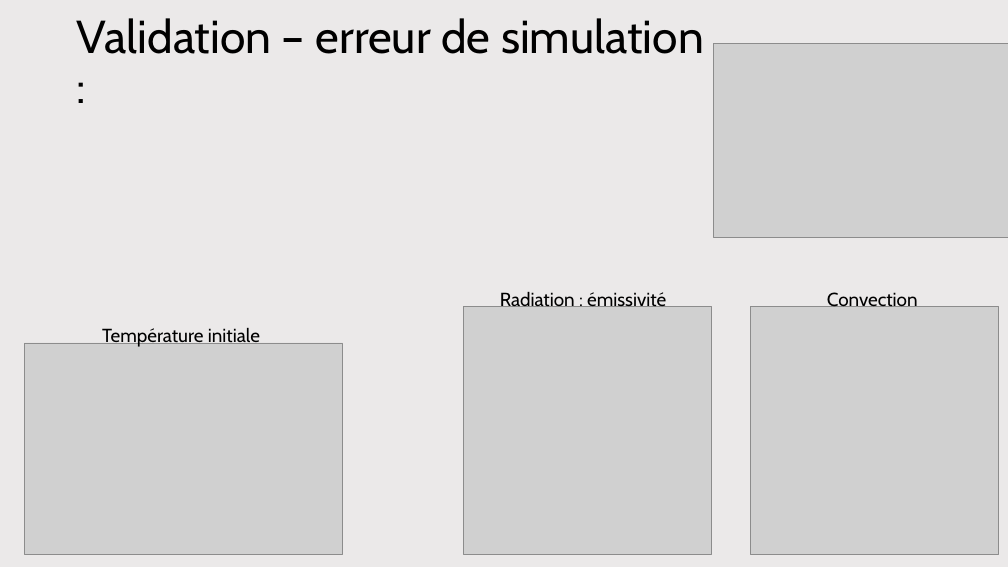
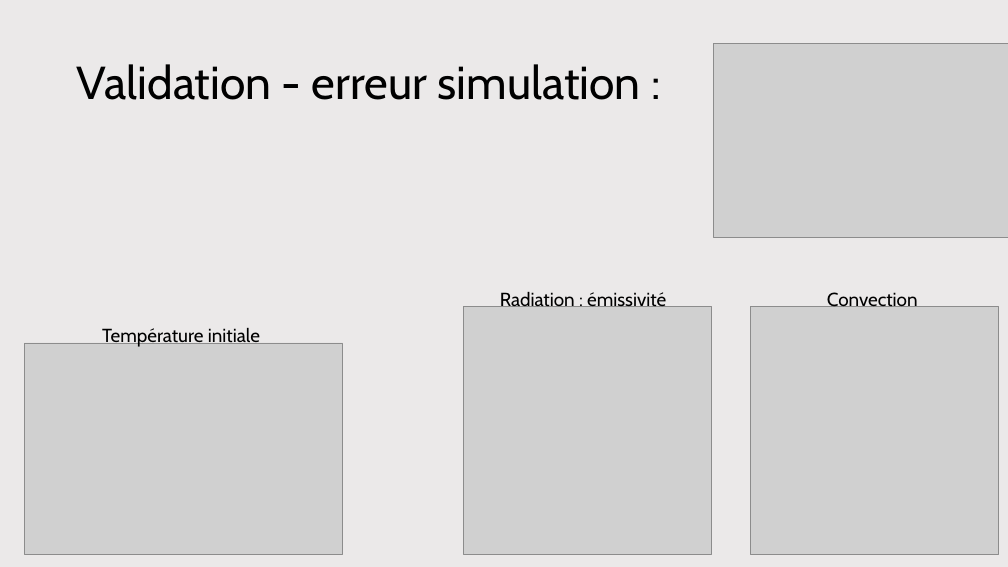
Before and after one commit to antoine-pt/MEC8211, a slide deck: slide 15 of projet_final/projet_final/MEC8211-Projet-final-Presentation.pptx. Drawn at 1008x567 pixels with LibreOffice and Linux fonts; fonts in the diff are those of the drawing; grey boxes stand for pictures. Boxes give left, top, right and bottom in pixels: in the first picture for what was removed or moved away, otherwise in the second. Text is boxed around its words. In the diff, an @@ line names an element or a change of style, - is before the commit and + after.

```diff
--- a/projet_final/projet_final/MEC8211-Projet-final-Presentation.pptx
+++ b/projet_final/projet_final/MEC8211-Projet-final-Presentation.pptx
@@ title at (77,64,641,100): text changed @@
-Validation – erreur de simulation :
+Validation - erreur simulation :
```
Also in this commit, not shown: 2 other slides changed.
